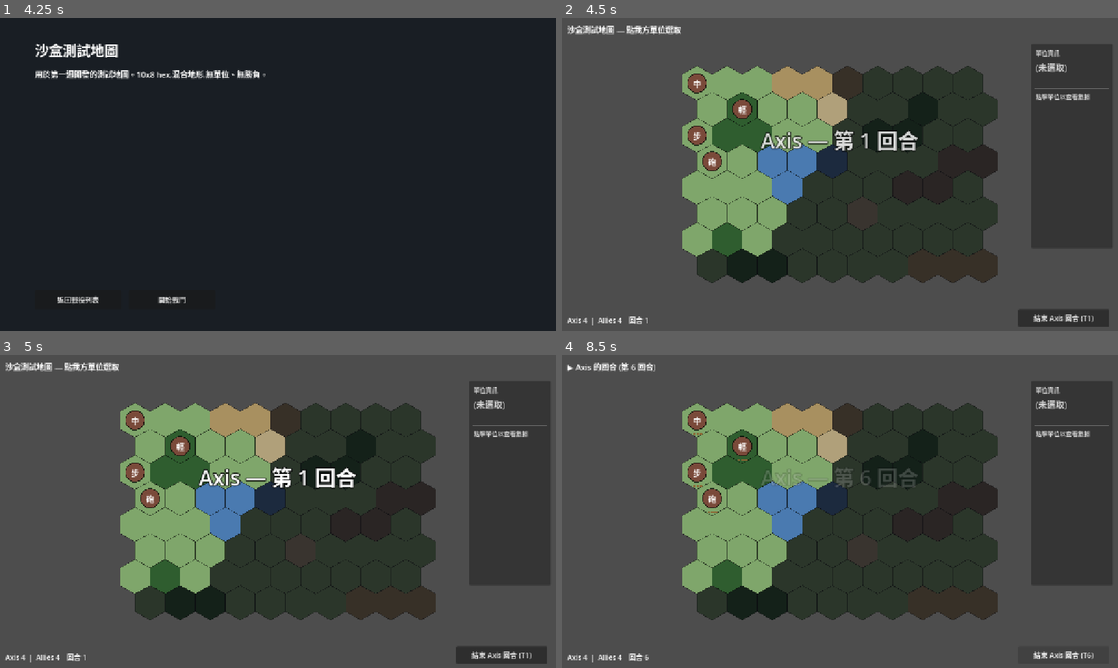
Above: before the commit, frames 1-4 (two rows, left to right).
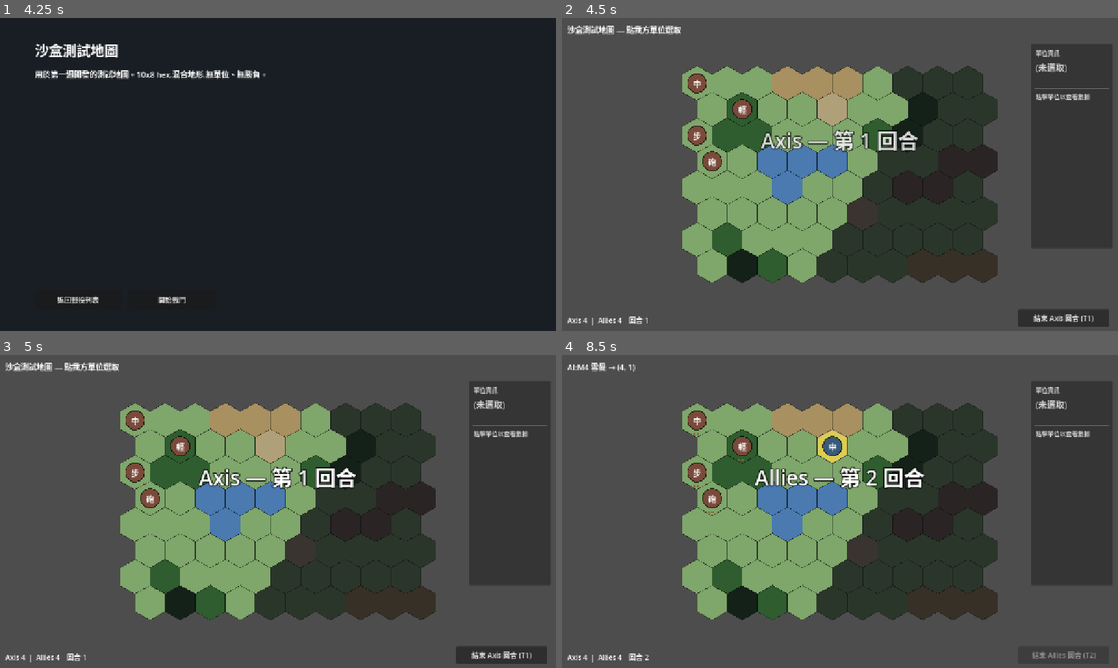
Above: after the commit, the same moments.

Repository: Fischer-Zhang/WorldWarII
Game: Godot game, scene res://scenes/main_menu.tscn
Two runs of this game, one before a commit and one after it. Both use one fixed random seed, a clock stepped at 60 frames per second and the inputs below.
Inputs (mouse positions are in pixels of both pictures, inside the frame that each line leads up to):
- Up to frame 1 (4.25 s): click "開始戰役" at 0.5 s; click "簡單" at 1.25 s; click "普通" at 2 s; click "困難" at 2.75 s; click "00_sandbox — 沙盒測試地圖" at 3.5 s
- Up to frame 2 (4.5 s): click "開始戰鬥" at 4.25 s
- Up to frame 3 (5 s): no input
- Up to frame 4 (8.5 s): click "結束 Axis 回合 (T1)" at 5 s; click (1062, 655) at 5.75 s, where only the run before the commit has a clickable "結束 Axis 回合 (T2)"; click (1062, 655) at 6.5 s, where only the run before the commit has a clickable "結束 Axis 回合 (T3)"; click (1062, 655) at 7.25 s, where only the run before the commit has a clickable "結束 Axis 回合 (T4)"; click "結束 Axis 回合 (T5)" (after the commit: "結束 Axis 回合 (T2)") at 8 s

Frame 1 is identical in both runs. In frame 2, 7.3% of the frame differs, in the area x 24-63%, y 15-85%; in frame 3, 7.3%; in frame 4, 9.1%, in the area x 1-96%, y 2-98%.

Commit message:
Add rally action and scenario probes

Diff:
--- a/docs/progress/baselines/units_pre_balance_patch.json
+++ b/data/units.json
@@ -24,12 +24,12 @@
   "at_gun": {
     "name_zh": "反戰車砲",
     "hp": 6,
-    "attack": 7,
+    "attack": 5,
     "defense": 1,
     "range": 1,
     "move": 1,
     "vision": 2,
-    "vs_armor": 5,
+    "vs_armor": 6,
     "armor": 0
   },
   "light_tank": {
@@ -39,7 +39,7 @@
     "defense": 4,
     "range": 1,
     "move": 5,
-    "vision": 4,
+    "vision": 5,
     "vs_armor": 2,
     "armor": 2
   },
@@ -57,12 +57,12 @@
   "artillery": {
     "name_zh": "砲兵",
     "hp": 8,
-    "attack": 8,
+    "attack": 7,
     "defense": 1,
     "range": 3,
     "move": 2,
     "vision": 5,
-    "vs_armor": 2,
+    "vs_armor": 1,
     "armor": 0,
     "indirect": true
   }
--- a/scenes/battle.tscn
+++ b/scenes/battle.tscn
@@ -106,11 +106,19 @@
 
 [node name="OverwatchButton" type="Button" parent="UI"]
 offset_left = 1050.0
+offset_top = 570.0
+offset_right = 1260.0
+offset_bottom = 610.0
+visible = false
+text = "進入警戒 (O)"
+
+[node name="RallyButton" type="Button" parent="UI"]
+offset_left = 1050.0
 offset_top = 620.0
 offset_right = 1260.0
 offset_bottom = 660.0
 visible = false
-text = "進入警戒 (O)"
+text = "整隊 (R)"
 
 [node name="EndTurnButton" type="Button" parent="UI"]
 offset_left = 1050.0
--- a/scripts/battle.gd
+++ b/scripts/battle.gd
@@ -31,6 +31,7 @@
 @onready var status_label: Label = $UI/StatusLabel
 @onready var end_turn_button: Button = $UI/EndTurnButton
 @onready var overwatch_button: Button = $UI/OverwatchButton
+@onready var rally_button: Button = $UI/RallyButton
 @onready var result_panel: Panel = $UI/ResultPanel
 @onready var result_label: Label = $UI/ResultPanel/ResultLabel
 @onready var menu_button: Button = $UI/ResultPanel/MenuButton
@@ -98,6 +99,7 @@
 	end_turn_button.pressed.connect(_on_end_turn_pressed)
 	menu_button.pressed.connect(_on_menu_button_pressed)
 	overwatch_button.pressed.connect(_on_overwatch_pressed)
+	rally_button.pressed.connect(_on_rally_pressed)
 	result_panel.visible = false
 	_apply_player_objective_pulse()
 	_recompute_visibility()
@@ -187,6 +189,10 @@
 				u.queue_redraw()
 				info_label.text = "AI:%s 進入警戒" % u.display_name
 				await get_tree().create_timer(AI_STEP_DELAY * 0.5).timeout
+			"rally":
+				var recovered := _rally_unit(u)
+				info_label.text = "AI:%s 整隊,壓制 -%d" % [u.display_name, recovered]
+				await get_tree().create_timer(AI_STEP_DELAY * 0.5).timeout
 			_:  # "wait" or anything else
 				u.has_attacked = true
 				u.queue_redraw()
@@ -228,6 +234,8 @@
 	_deselect()
 	if overwatch_button != null:
 		overwatch_button.visible = false
+	if rally_button != null:
+		rally_button.visible = false
 	var winner_name := String(factions.get(winner, {}).get("name", winner))
 	result_label.text = "%s 獲勝!" % winner_name
 	result_panel.visible = true
@@ -326,16 +334,22 @@
 	# Overwatch button: enabled whenever a unit has finished its move and
 	# is making the attack-or-skip decision.
 	overwatch_button.visible = not CombatEffects.is_pinned(selected_unit.suppression)
+	rally_button.visible = selected_unit.suppression > 0
 	if attack_targets.is_empty():
 		if CombatEffects.is_pinned(selected_unit.suppression):
-			info_label.text = "%s 被壓制 — 無法警戒,點空地待機" % selected_unit.display_name
+			info_label.text = "%s 被壓制 — 可整隊,或點空地待機" % selected_unit.display_name
 		else:
-			info_label.text = "%s 已就位 — 點「警戒」進入警戒,或結束回合待機" % selected_unit.display_name
+			var idle_text := "點「警戒」進入警戒,或結束回合待機"
+			if selected_unit.suppression > 0:
+				idle_text = "點「整隊」恢復壓制,點「警戒」,或待機"
+			info_label.text = "%s 已就位 — %s" % [selected_unit.display_name, idle_text]
 	else:
 		var preview := _attack_preview(selected_unit, attack_targets[0])
 		var action_text := "點目標 / 點「警戒」/ 點空地待機"
 		if CombatEffects.is_pinned(selected_unit.suppression):
-			action_text = "點目標 / 點空地待機"
+			action_text = "點目標 / 點「整隊」/ 點空地待機"
+		elif selected_unit.suppression > 0:
+			action_text = "點目標 / 點「警戒」/ 點「整隊」/ 點空地待機"
 		info_label.text = "%s 可攻擊 %d 個目標 — %s。首目標預覽:%s" % [
 			selected_unit.display_name, attack_targets.size(), action_text, preview,
 		]
@@ -353,6 +367,24 @@
 	info_label.text = "%s 進入警戒 — 進入射程的敵人會被自動射擊" % selected_unit.display_name
 	overwatch_button.visible = false
 	_deselect()
+
+func _on_rally_pressed() -> void:
+	if phase != Phase.ATTACK_PHASE or selected_unit == null:
+		return
+	if selected_unit.suppression <= 0:
+		rally_button.visible = false
+		return
+	var unit := selected_unit
+	var recovered := _rally_unit(unit)
+	info_label.text = "%s 整隊 — 壓制 -%d" % [unit.display_name, recovered]
+	_deselect()
+
+func _rally_unit(unit: Unit) -> int:
+	var terrain_def := DataLoader.get_terrain_def(hex_map.terrain_at(unit.coord))
+	var recovered := unit.rally(terrain_def)
+	unit.dig_in_level = 0
+	unit.queue_redraw()
+	return recovered
 
 func _resolve_attack(attacker: Unit, defender: Unit) -> void:
 	var distance := HexCoord.distance(attacker.coord, defender.coord)
@@ -470,6 +502,7 @@
 	attack_targets.clear()
 	hex_map.clear_movement_range()
 	overwatch_button.visible = false
+	rally_button.visible = false
 	if phase != Phase.GAME_OVER:
 		phase = Phase.IDLE
 
--- a/scripts/combat/combat_effects.gd
+++ b/scripts/combat/combat_effects.gd
@@ -5,6 +5,8 @@
 const SUPPRESSION_MOVE_THRESHOLD := 3
 const SUPPRESSION_ATTACK_THRESHOLD := 4
 const MAX_SUPPRESSION := 5
+const RALLY_RECOVERY := 2
+const RALLY_COVER_BONUS := 1
 
 const SUPPRESSION_BY_TYPE := {
 	"infantry": 1,
@@ -35,6 +37,15 @@
 static func recover_suppression(current: int) -> int:
 	return max(0, current - 1)
 
+static func rally_recovery_for_terrain(terrain_def: Dictionary) -> int:
+	var recovery := RALLY_RECOVERY
+	if int(terrain_def.get("defense", 0)) >= 2:
+		recovery += RALLY_COVER_BONUS
+	return recovery
+
+static func rally_suppression(current: int, terrain_def: Dictionary) -> int:
+	return max(0, current - rally_recovery_for_terrain(terrain_def))
+
 static func is_pinned(suppression: int) -> bool:
 	return suppression >= SUPPRESSION_PIN_THRESHOLD
 
--- a/scripts/turn/ai_controller.gd
+++ b/scripts/turn/ai_controller.gd
@@ -22,6 +22,8 @@
 const W_ARTILLERY_STANDOFF := 2.5
 const W_SUPPRESSION := 1.2
 const W_DIG_IN_BREAK := 2.0
+const W_CAPTURE_OBJECTIVE := 1.8
+const W_RALLY := 4.0
 const AT_ARMOR_TARGET_BONUS := 2.0
 const AT_SOFT_TARGET_PENALTY := 1.0
 
@@ -93,7 +95,7 @@
 	var best: Vector2i = unit.coord
 	var best_score: float = -INF
 	var best_target = null
-	var best_action := "wait"  # "attack", "overwatch", or "wait"
+	var best_action := "wait"  # "attack", "overwatch", "rally", or "wait"
 	var visible_hexes: Dictionary = battle.visibility_by_faction.get(unit.faction_id, {})
 
 	for cand in candidates:
@@ -109,6 +111,7 @@
 		# base_score already has attack_value baked in (via _score_position).
 		# To get the "overwatch" total, swap them:
 		var overwatch_score: float = base_score - attack_value + overwatch_value
+		var rally_score: float = _rally_score(unit, coord, hex_map, atk_def)
 
 		if base_score > best_score:
 			best_score = base_score
@@ -121,6 +124,11 @@
 			best = coord
 			best_target = null
 			best_action = "overwatch"
+		if rally_score > best_score:
+			best_score = rally_score
+			best = coord
+			best_target = null
+			best_action = "rally"
 
 	return {
 		"move_to": best,
@@ -192,6 +200,7 @@
 	var terr_def: Dictionary = _get_terrain_def(hex_map.terrain_at(pos))
 	var terrain_term: float = float(terr_def.get("defense", 0)) * W_TERRAIN
 	var role_term: float = _role_position_score(unit, pos, known, visible_enemies, atk_def)
+	var objective_term: float = _objective_position_score(unit.faction_id, pos)
 
 	# 1-ply lookahead: discount by worst counter the player could deliver
 	# *after* we land on this hex. Only enabled on Hard difficulty.
@@ -200,8 +209,23 @@
 		var counter_dmg: int = _lookahead_counter_damage(unit, pos, visible_enemies, hex_map, atk_def)
 		lookahead_term = -float(counter_dmg) * W_LOOKAHEAD
 
-	var total: float = dist_term + attack_term + exposure_term + terrain_term + role_term + lookahead_term
+	var total: float = dist_term + attack_term + exposure_term + terrain_term + role_term + objective_term + lookahead_term
 	return _apply_personality(total, attack_term, exposure_term)
+
+func _rally_score(unit, pos: Vector2i, hex_map, atk_def: Dictionary) -> float:
+	if unit.suppression <= 0 or pos != unit.coord:
+		return -INF
+	var terrain_def: Dictionary = _get_terrain_def(hex_map.terrain_at(unit.coord))
+	var recovery: int = CombatEffects.rally_recovery_for_terrain(terrain_def)
+	var after: int = max(0, unit.suppression - recovery)
+	var score: float = float(unit.suppression - after) * W_RALLY
+	if CombatEffects.is_pinned(unit.suppression):
+		score += 3.0
+	score += float(CombatEffects.move_penalty(unit.suppression) - CombatEffects.move_penalty(after)) * 2.0
+	score += float(CombatEffects.attack_penalty(unit.suppression) - CombatEffects.attack_penalty(after)) * 2.0
+	if not atk_def.get("indirect", false):
+		score += 0.5
+	return score
 
 func _apply_personality(total: float, attack_term: float, exposure_term: float) -> float:
 	match personality:
@@ -375,6 +399,19 @@
 		elif d == 2:
 			penalty -= W_ARTILLERY_STANDOFF
 	return penalty
+
+func _objective_position_score(faction_id: String, pos: Vector2i) -> float:
+	var victory_cfg: Dictionary = battle.scenario.get("victory", {})
+	var objective: Dictionary = victory_cfg.get(faction_id, {})
+	if String(objective.get("type", "")) != "capture":
+		return 0.0
+	var target: Variant = objective.get("target", [])
+	if typeof(target) != TYPE_ARRAY or target.size() < 2:
+		return 0.0
+	var col := int(target[0])
+	var row := int(target[1])
+	var target_coord := Vector2i(col - (row >> 1), row)
+	return -float(HexCoord.distance(pos, target_coord)) * W_CAPTURE_OBJECTIVE
 
 # ---------- 1-ply lookahead ----------
 
--- a/scripts/units/unit.gd
+++ b/scripts/units/unit.gd
@@ -98,6 +98,15 @@
 func reduce_dig_in(amount: int) -> void:
 	dig_in_level = max(0, dig_in_level - amount)
 	queue_redraw()
+
+func rally(terrain_def: Dictionary) -> int:
+	var before := suppression
+	suppression = CombatEffects.rally_suppression(suppression, terrain_def)
+	on_overwatch = false
+	has_moved = true
+	has_attacked = true
+	queue_redraw()
+	return before - suppression
 
 func gain_xp(amount: int) -> void:
 	if amount <= 0 or not is_alive():
--- a/tests/test_ai_controller.gd
+++ b/tests/test_ai_controller.gd
@@ -5,8 +5,8 @@
 
 const AIController := preload("res://scripts/turn/ai_controller.gd")
 const AT_DEF := {
-	"hp": 6, "attack": 6, "defense": 1, "range": 1, "move": 1,
-	"vision": 2, "vs_armor": 5, "armor": 0,
+	"hp": 6, "attack": 5, "defense": 1, "range": 1, "move": 1,
+	"vision": 2, "vs_armor": 6, "armor": 0,
 }
 const ARTILLERY_DEF := {
 	"id": "artillery", "hp": 8, "attack": 7, "defense": 1, "range": 3, "move": 2,
@@ -32,6 +32,14 @@
 	var visibility_by_faction: Dictionary = {}
 	var units: Array = []
 	var factions: Dictionary = {}
+	var scenario: Dictionary = {}
+	func get_known_enemies(faction_id: String) -> Array:
+		var out: Array = []
+		var visible: Dictionary = visibility_by_faction.get(faction_id, {})
+		for u in units:
+			if u.faction_id != faction_id and u.is_alive():
+				out.append({"unit": u, "coord": u.coord, "visible": visible.has(u.coord)})
+		return out
 
 class StubDataLoader:
 	var defs: Dictionary = {
@@ -173,5 +181,33 @@
 		fail_count += 1
 		printerr("FAIL: artillery should prefer entrenched target when suppression/dig-in break adds value")
 
+	# 6) Capture factions should bias movement toward their objective hex.
+	battle.scenario = {"victory": {"axis": {"type": "capture", "target": [5, 0]}}}
+	var objective_far: float = ai._score_position(
+		light_tank, Vector2i(0, 0), scout_known, [], battle.hex_map, light_def, {}
+	)
+	var objective_near: float = ai._score_position(
+		light_tank, Vector2i(4, 0), scout_known, [], battle.hex_map, light_def, {}
+	)
+	if objective_near > objective_far:
+		pass_count += 1
+	else:
+		fail_count += 1
+		printerr("FAIL: capture objective score expected near %.2f > far %.2f" % [objective_near, objective_far])
+	battle.scenario = {}
+
+	# 7) A pinned unit with no profitable contact should choose Rally in place.
+	var pinned_mg := make_unit("infantry", "axis", Vector2i(0, 0), 10)
+	pinned_mg.suppression = 4
+	var distant_enemy := make_unit("infantry", "allies", Vector2i(5, 0), 10)
+	battle.units = [pinned_mg, distant_enemy]
+	battle.visibility_by_faction = {"axis": {}}
+	var rally_plan: Dictionary = ai.plan_for_unit(pinned_mg)
+	if String(rally_plan.get("action", "")) == "rally" and rally_plan.get("move_to") == pinned_mg.coord:
+		pass_count += 1
+	else:
+		fail_count += 1
+		printerr("FAIL: pinned unit expected rally plan got %s" % str(rally_plan))
+
 	print("AIController tests: %d pass, %d fail" % [pass_count, fail_count])
 	quit(0 if fail_count == 0 else 1)
--- a/tests/test_combat_effects.gd
+++ b/tests/test_combat_effects.gd
@@ -12,6 +12,8 @@
 	var infantry := {"id": "infantry"}
 	var mg := {"id": "mg_team"}
 	var artillery := {"id": "artillery", "indirect": true}
+	var plain := {"defense": 0}
+	var town := {"defense": 3}
 
 	# 1) Infantry applies light suppression on a damaging non-lethal hit.
 	var s1 := CombatEffects.suppression_for_attack(infantry, 2, false)
@@ -63,5 +65,14 @@
 		fail_count += 1
 		printerr("FAIL: lethal/no-damage suppression expected 0/0 got %d/%d" % [lethal, no_damage])
 
+	# 7) Rally recovers more suppression in cover.
+	var rally_plain := CombatEffects.rally_suppression(5, plain)
+	var rally_town := CombatEffects.rally_suppression(5, town)
+	if rally_plain == 3 and rally_town == 2:
+		pass_count += 1
+	else:
+		fail_count += 1
+		printerr("FAIL: rally expected plain/town 3/2 got %d/%d" % [rally_plain, rally_town])
+
 	print("CombatEffects tests: %d pass, %d fail" % [pass_count, fail_count])
 	quit(0 if fail_count == 0 else 1)
Not shown, changed: README.md
Not shown, changed: docs/ARCHITECTURE.md
Not shown, changed: docs/DEMO_SCRIPT.md
Not shown, changed: docs/progress/BALANCE_WORKFLOWS.md
Not shown, changed: docs/progress/balance_report.md
Not shown, changed: docs/progress/scenario_balance_report.md
Not shown, added: docs/progress/scenario_probe.md
Not shown, changed: tools/balance_report.py
Not shown, added: tools/scenario_probe.py
Not shown, changed: tools/validate_fast.sh
